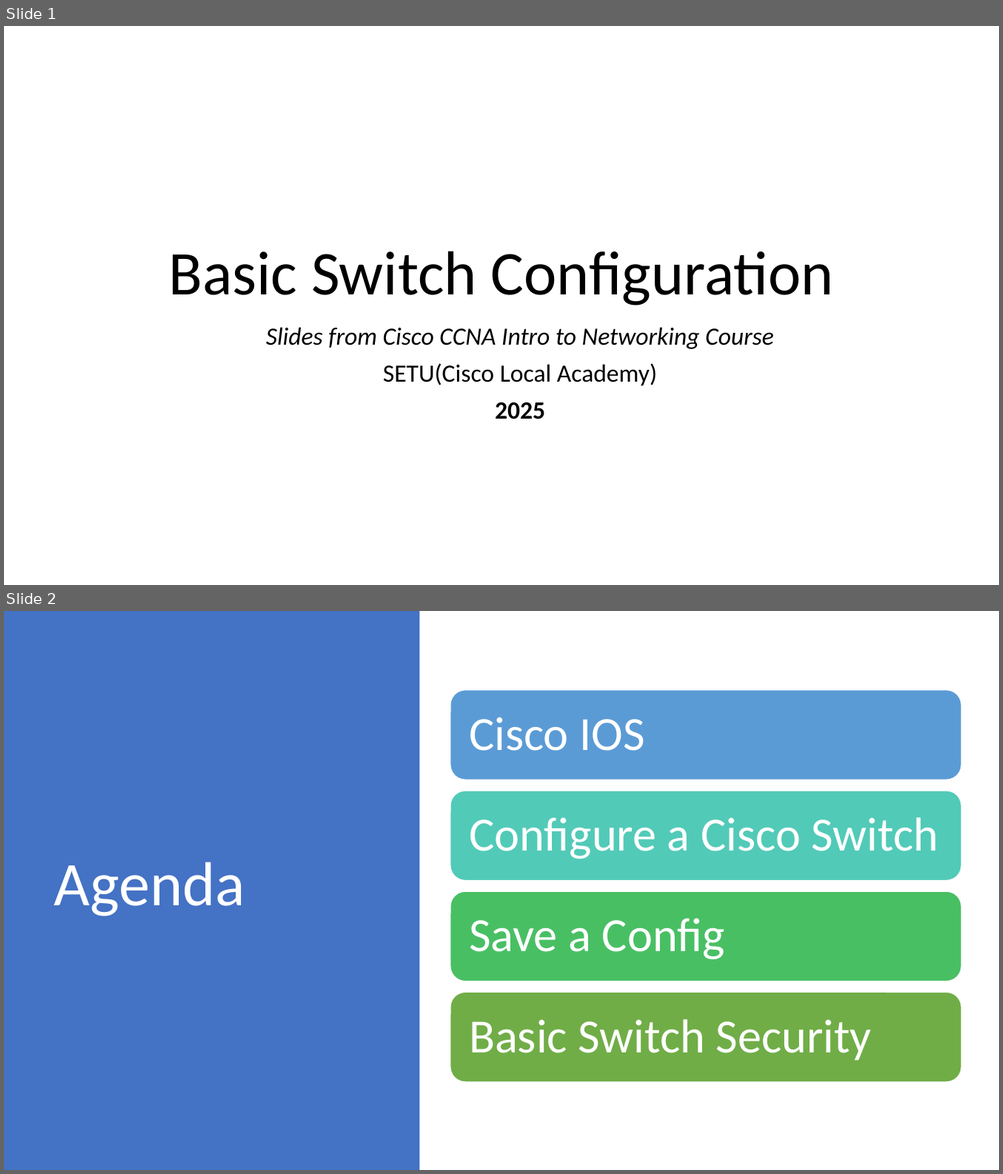
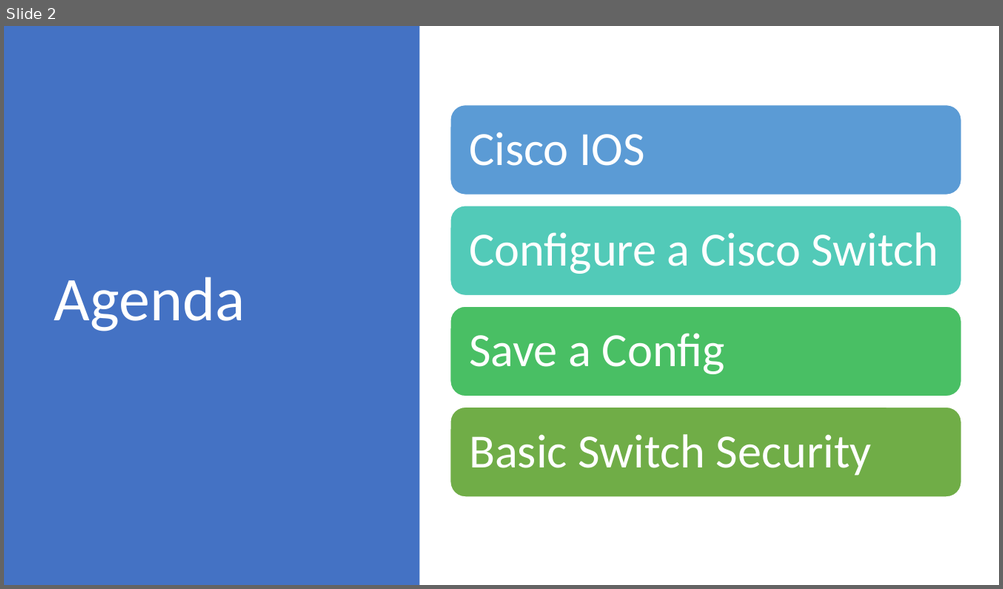
Before and after one commit to setu-comp-sci-2025/computer-systems-networks, a slide deck: topic-05-week5/unit-1/talk-2-Basic-Switch-Config/switch-config.pptx. Shown one above the other, each under a label of ours: slides 1 and 2 before the commit, slide 2 after it. The pictures are 1003x1174 and 1003x589 pixels, drawn with LibreOffice and Linux fonts; fonts in the diff are those of the drawing. Boxes give left, top, right and bottom in pixels: in the first picture for what was removed or moved away, otherwise in the second. Text is boxed around its words. In the diff, an @@ line names an element or a change of style, - is before the commit and + after.

```diff
--- a/topic-05-week5/unit-1/talk-2-Basic-Switch-Config/switch-config.pptx
+++ b/topic-05-week5/unit-1/talk-2-Basic-Switch-Config/switch-config.pptx
@@ slide 1 removed at [4, 26, 999, 585], background #FFFFFF @@
@@ title removed at [169, 251, 834, 306] @@
-Basic Switch Configuration
@@ subtitle removed at [266, 327, 774, 420] @@
-Slides from Cisco CCNA Intro to Networking Course
-SETU(Cisco Local Academy)
-2025
```
Also in this commit, not shown: 1 slide added, 11 other files.
